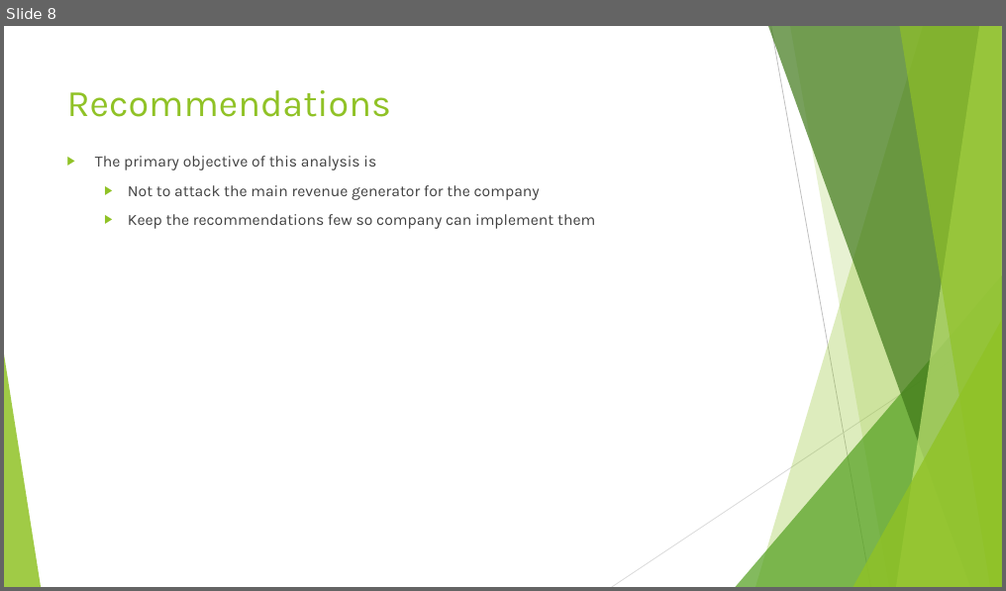
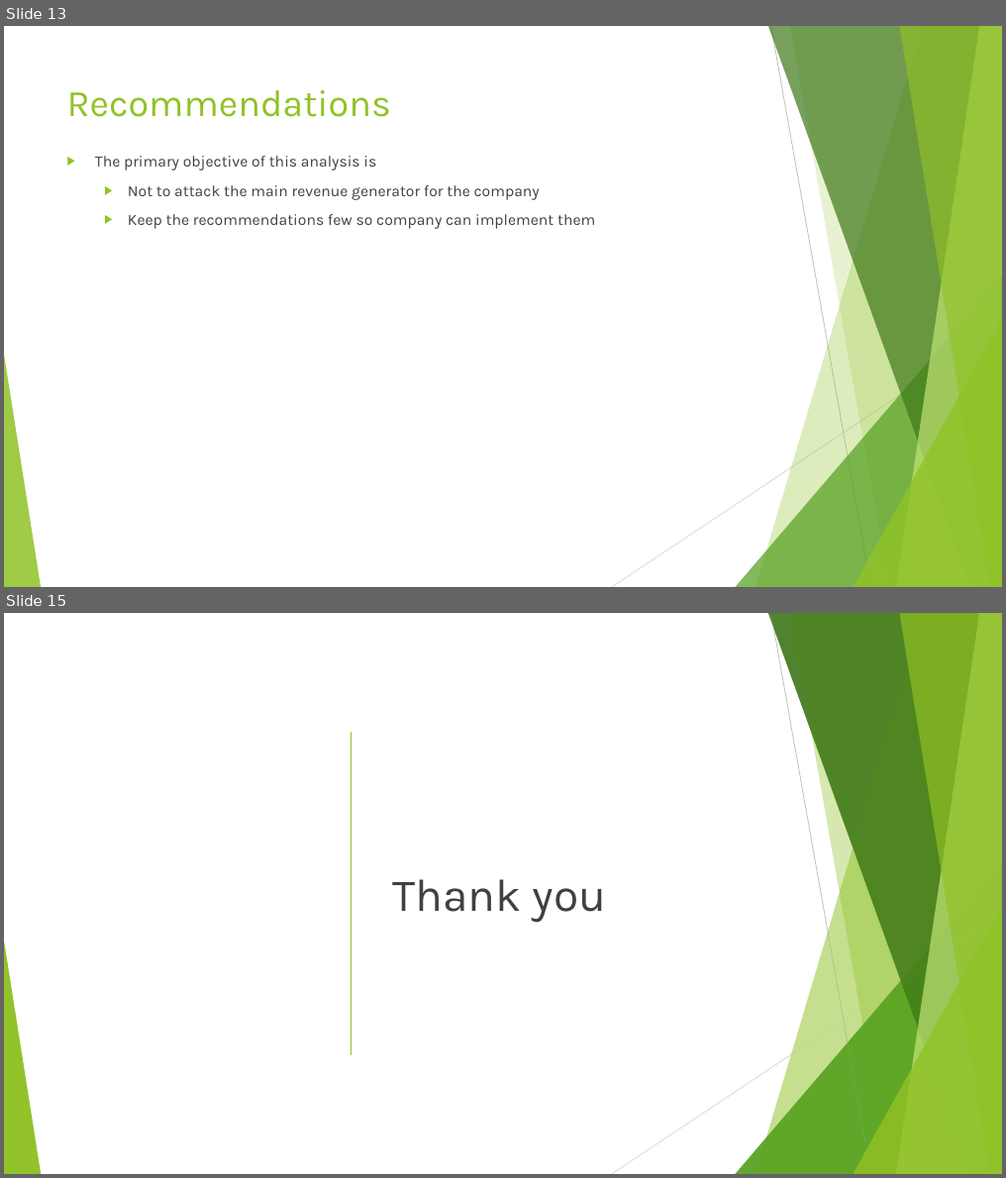
Before and after one commit to sivavaddadi/LendingClubCaseStudy, a slide deck: Lending_Club_Case_Study.pptx. Shown one above the other, each under a label of ours: slide 8 before the commit, slides 13 and 15 after it; the slides between them are not shown. The pictures are 1006x591 and 1006x1178 pixels, drawn with LibreOffice and Linux fonts; fonts in the diff are those of the drawing. Boxes give left, top, right and bottom in pixels: in the first picture for what was removed or moved away, otherwise in the second. Text is boxed around its words. In the diff, an @@ line names an element or a change of style, - is before the commit and + after.

```diff
--- a/Lending_Club_Case_Study.pptx
+++ b/Lending_Club_Case_Study.pptx
@@ slide 15 added at bbox=[4, 613, 1002, 1174], background #FFFFFF; not listed: 8 template elements that a slide beside it also shows @@
@@ line added from (351, 733) to (351, 1055), #90C226 1 pt @@
@@ text added at bbox=[392, 879, 607, 922], 44 pt, text #404040 @@
+Thank you
@@ group added at bbox=[4, 613, 1002, 1174]: 5 freeform shapes, 3 triangles, 2 lines @@
@@ what was slide 8 is now slide 13 @@
```
Also in this commit, not shown: 6 slides changed, 1 slide removed, 1 other file.
